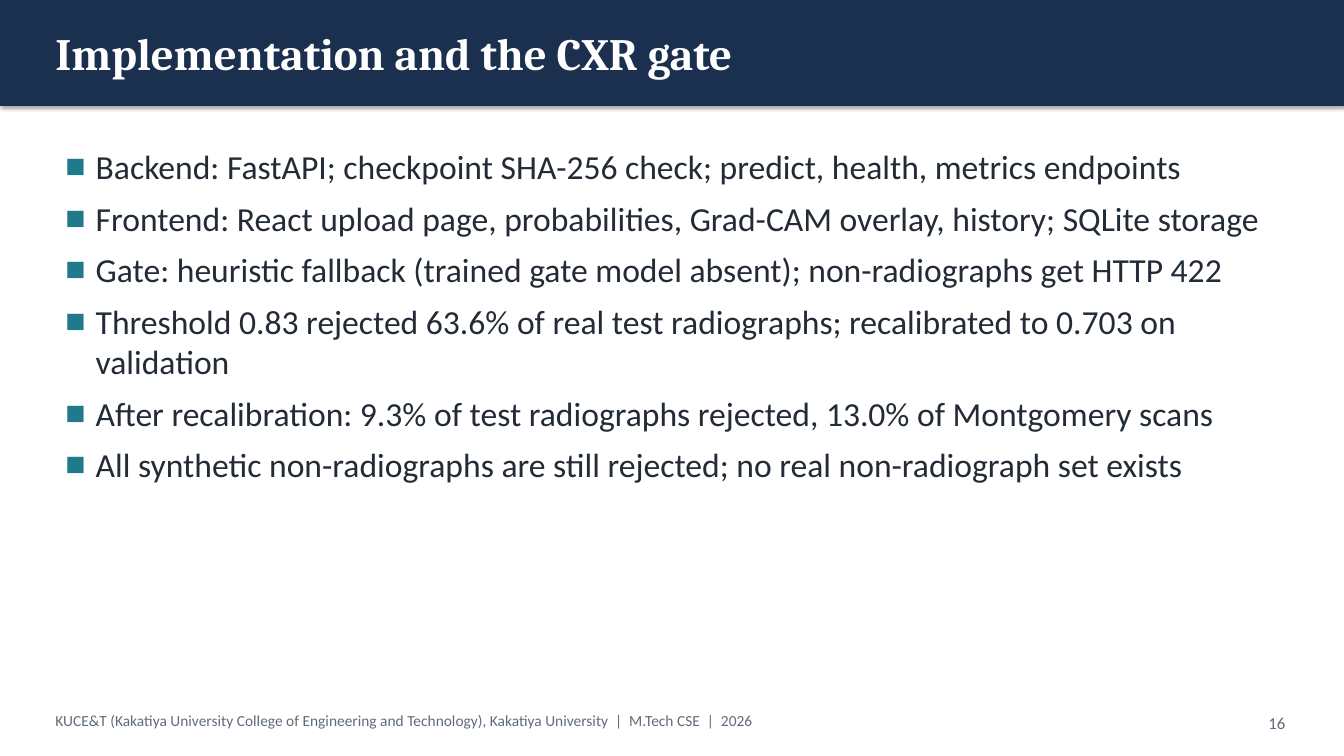
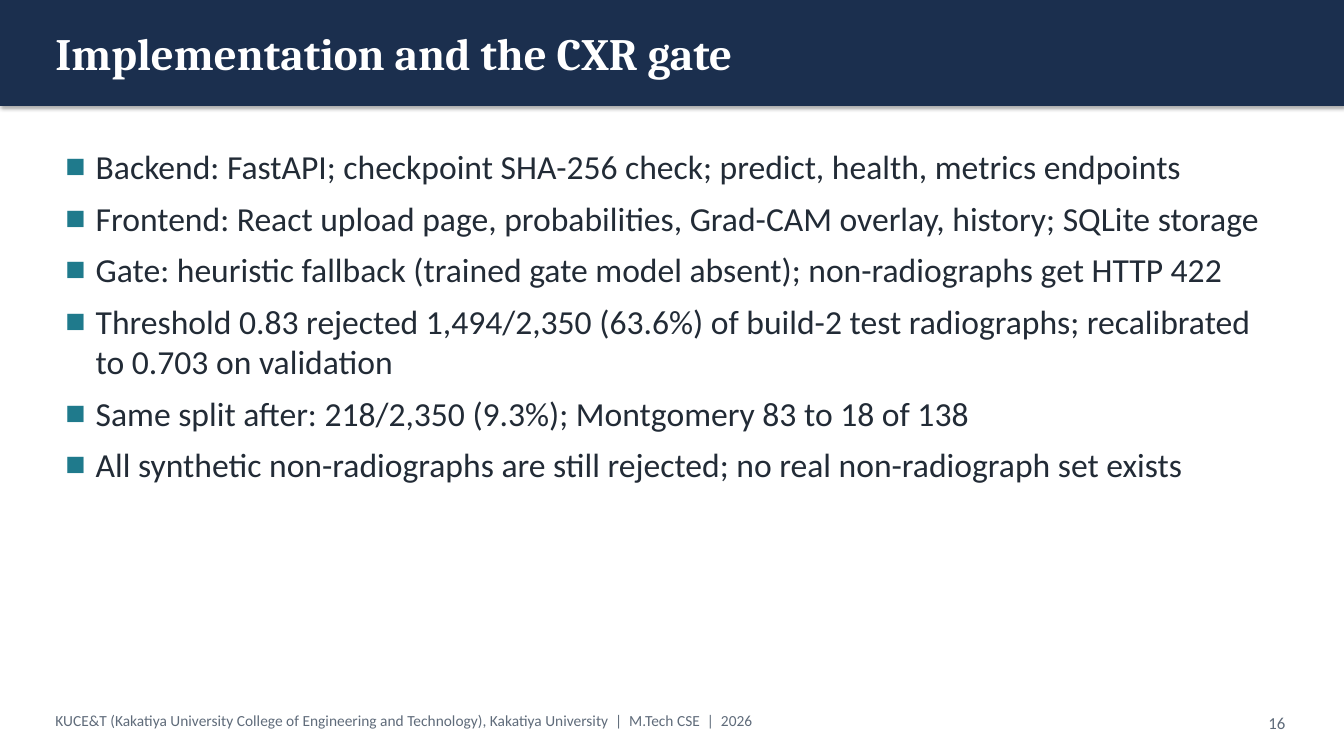
Before and after one commit to KSathwik/Lung_Disease_Detector, a slide deck: slide 16 of docs/presentation/LungAI_MTech_Presentation.pptx. Drawn at 1344x756 pixels with LibreOffice and Linux fonts; fonts in the diff are those of the drawing. Boxes give left, top, right and bottom in pixels: in the first picture for what was removed or moved away, otherwise in the second. Text is boxed around its words. In the diff, an @@ line names an element or a change of style, - is before the commit and + after.

```diff
--- a/docs/presentation/LungAI_MTech_Presentation.pptx
+++ b/docs/presentation/LungAI_MTech_Presentation.pptx
@@ text at [96, 309, 1250, 432]: text changed @@
-■ Threshold 0.83 rejected 63.6% of real test radiographs; recalibrated to 0.703 on validation
-■ After recalibration: 9.3% of test radiographs rejected, 13.0% of Montgomery scans
+■ Threshold 0.83 rejected 1,494/2,350 (63.6%) of build-2 test radiographs; recalibrated to 0.703 on validation
+■ Same split after: 218/2,350 (9.3%); Montgomery 83 to 18 of 138
```
Also in this commit, not shown: 8 other slides changed, 45 other files.
